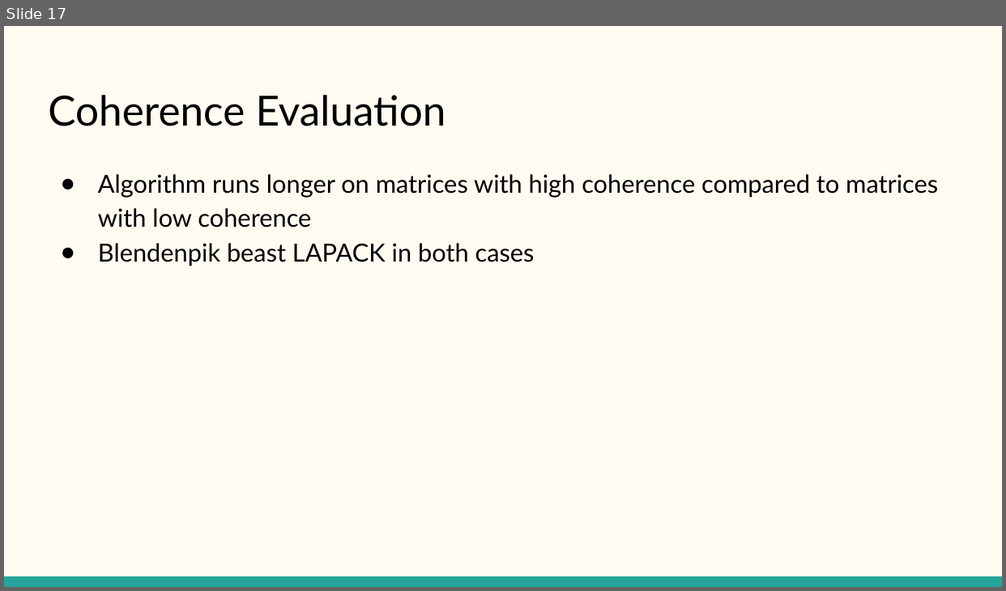
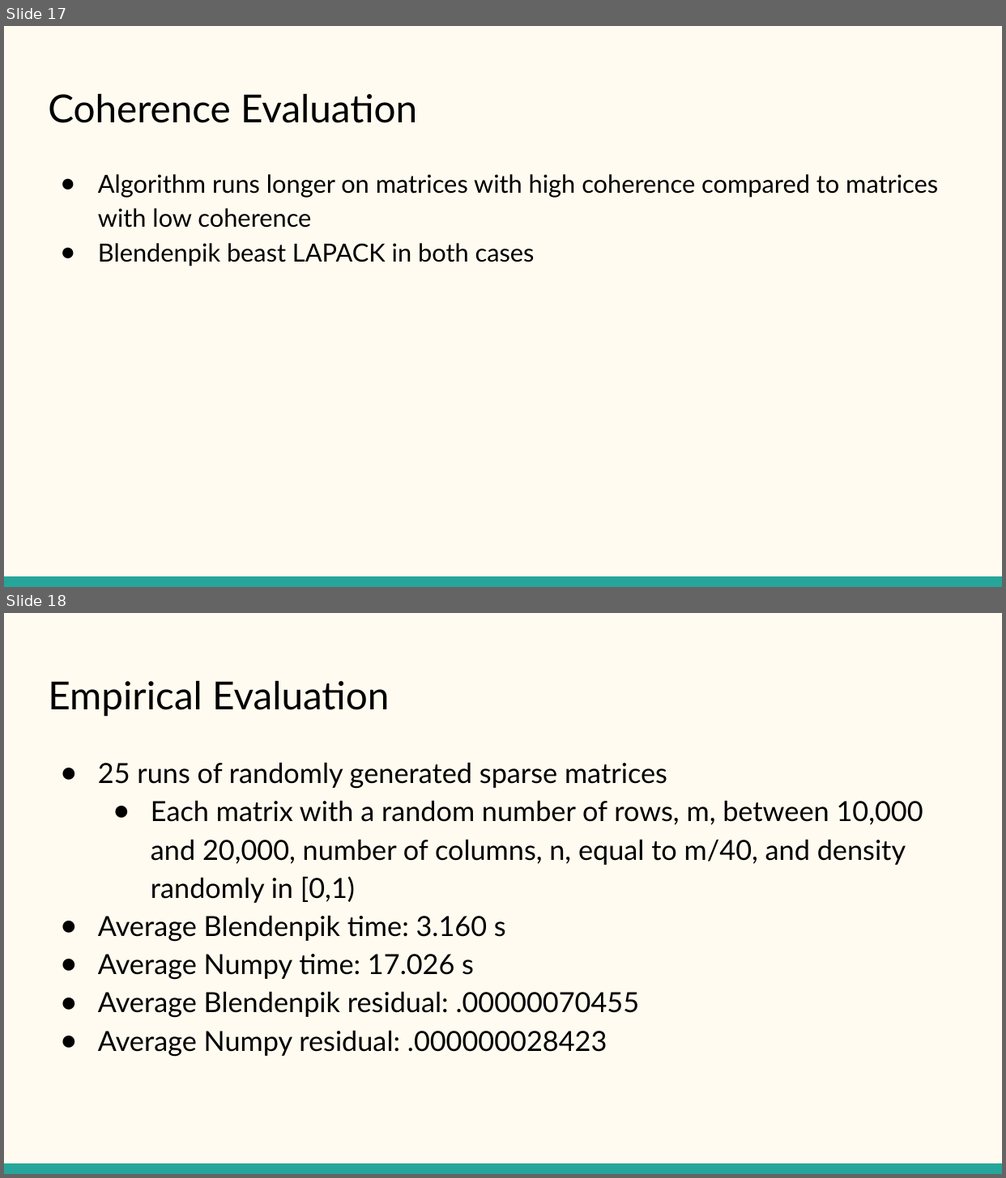
Before and after one commit to dolsob/Randomized-Algorithms-Project, a slide deck: Blendenpik Presentation.pptx. Shown one above the other, each under a label of ours: slide 17 before the commit, slides 17 and 18 after it. The pictures are 1006x591 and 1006x1178 pixels, drawn with LibreOffice and Linux fonts; fonts in the diff are those of the drawing. Boxes give left, top, right and bottom in pixels: in the first picture for what was removed or moved away, otherwise in the second. Text is boxed around its words. In the diff, an @@ line names an element or a change of style, - is before the commit and + after.

Commit message:
Presentation with empirical data

```diff
--- a/Blendenpik Presentation.pptx
+++ b/Blendenpik Presentation.pptx
@@ slide 18 added at bbox=[4, 613, 1002, 1174], background #FFFBF0; not listed: 1 template element that a slide beside it also shows @@
@@ title added at bbox=[48, 681, 389, 717], 27.9 pt, text #000000 @@
+  Empirical Evaluation
@@ text added at bbox=[98, 762, 923, 1056], 20 pt, text #000000 @@
+● 25 runs of randomly generated sparse matrices
+  ● Each matrix with a random number of rows, m, between 10,000 and 20,000, number of columns, n, equal to m/40, and density randomly in [0,1)
+● Average Blendenpik time: 3.160 s
+● Average Numpy time: 17.026 s
+● Average Blendenpik residual: .00000070455
+● Average Numpy residual: .000000028423
@@ slide 17 changed as well @@
@@ title "Coherence Evaluation" at bbox=[48, 94, 417, 123]: size 30 to 27.9 pt @@
```
Also in this commit, not shown: 15 other slides changed.
